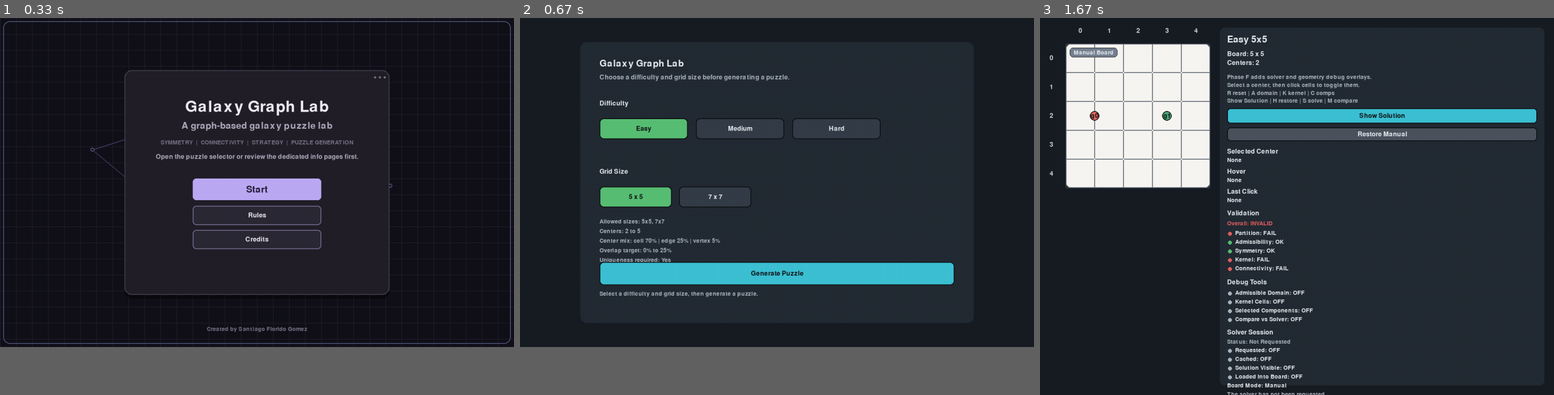
Above: before the commit, frames 1-3 (left to right).
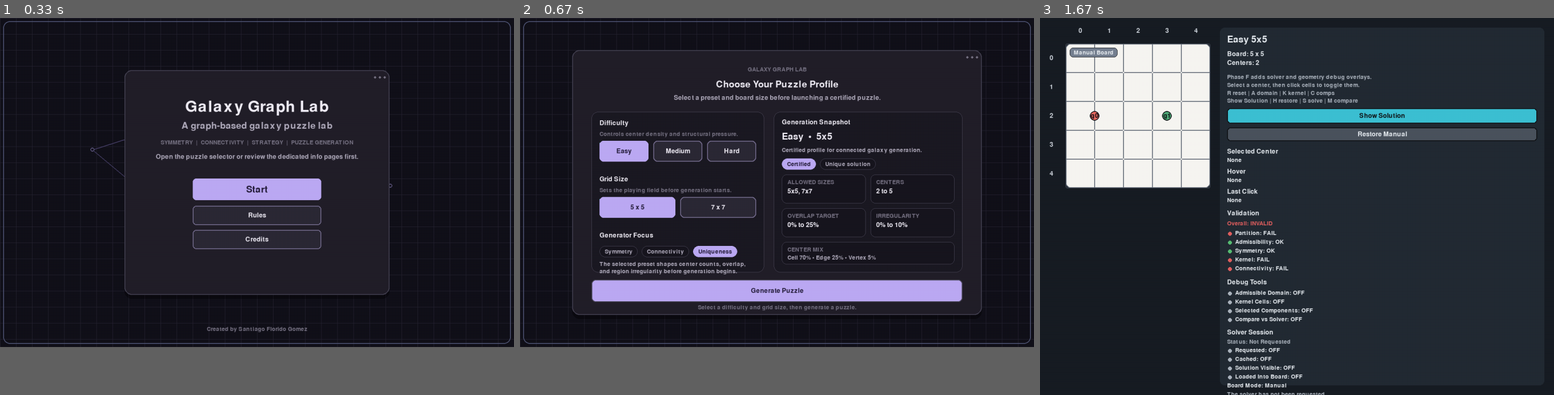
Above: after the commit, the same moments.

Repository: Santiago23florido/galaxy-graph-lab
Game: pygame game, started from galaxy_graph_lab/main.py
Two runs of this game, one before a commit and one after it. Both use one fixed random seed, a clock stepped at 60 frames per second and the inputs below.
Inputs (mouse positions are in pixels of both pictures, inside the frame that each line leads up to):
- Up to frame 1 (0.33 s): no input
- Up to frame 2 (0.67 s): click (777, 183) at 0.38 s
- Up to frame 3 (1.67 s): click "Easy" at 0.72 s; click (1137, 131) at 1.05 s; click "Generate Puzzle" at 1.38 s

Frame 1 is identical in both runs. In frame 2, 20% of the frame differs, in the area x 0-100%, y 0-87%; in frame 3, nothing differs.

Commit message:
Difficulty selection window implemented and adjusted

Diff:
--- a/galaxy_graph_lab/tests/test_phaseF_pygame_ui.py
+++ b/galaxy_graph_lab/tests/test_phaseF_pygame_ui.py
@@ -16,6 +16,7 @@
     validate_assignment,
 )
 from galaxy_graph_lab.ui.app import (
+    _window_size_from_event,
     request_solution_for_current_board,
     restore_manual_board_state,
     run_phase_f_app,
@@ -36,6 +37,22 @@
 
 
 class PhaseFPygameUiTests(unittest.TestCase):
+    def test_window_size_from_event_reads_videoresize_fields(self) -> None:
+        event = pygame.event.Event(
+            pygame.VIDEORESIZE,
+            {"w": 1280, "h": 820, "size": (1280, 820)},
+        )
+        surface = pygame.Surface((320, 240))
+
+        self.assertEqual(_window_size_from_event(event, surface), (1280, 820))
+
+    def test_window_size_from_event_reads_windowresized_fields(self) -> None:
+        window_resized = getattr(pygame, "WINDOWRESIZED", pygame.USEREVENT)
+        event = pygame.event.Event(window_resized, {"x": 1920, "y": 1080})
+        surface = pygame.Surface((320, 240))
+
+        self.assertEqual(_window_size_from_event(event, surface), (1920, 1080))
+
     def test_load_solver_assignment_replaces_the_full_tentative_board(self) -> None:
         state = EditablePuzzleState.from_center_ids(("A", "B"))
         state.replace_assignments({Cell(0, 0): "A", Cell(0, 1): "B"})
--- a/galaxy_graph_lab/ui/app.py
+++ b/galaxy_graph_lab/ui/app.py
@@ -54,6 +54,29 @@
     return secrets.randbelow(2**31)
 
 
+def _window_size_from_event(
+    event: pygame.event.Event,
+    surface: pygame.Surface,
+) -> tuple[int, int]:
+    """Return one resize target from any supported Pygame resize event."""
+
+    event_size = getattr(event, "size", None)
+    if isinstance(event_size, tuple) and len(event_size) == 2:
+        return int(event_size[0]), int(event_size[1])
+
+    for width_name, height_name in (("w", "h"), ("x", "y")):
+        width = getattr(event, width_name, None)
+        height = getattr(event, height_name, None)
+        if isinstance(width, int | float) and isinstance(height, int | float):
+            return int(width), int(height)
+
+    display_surface = pygame.display.get_surface()
+    if display_surface is not None:
+        return display_surface.get_size()
+
+    return surface.get_size()
+
+
 def request_solution_for_current_board(
     puzzle_data,
     game_state: EditablePuzzleState,
@@ -286,7 +309,7 @@
                 if event.type == pygame.QUIT:
                     running = False
                 elif event.type == pygame.VIDEORESIZE or event.type == _WINDOW_RESIZED_EVENT:
-                    resize_window((event.w, event.h))
+                    resize_window(_window_size_from_event(event, surface))
                 elif event.type == pygame.KEYDOWN and event.key == pygame.K_ESCAPE:
                     running = False
                 elif scene == "home":
--- a/galaxy_graph_lab/ui/start_screen.py
+++ b/galaxy_graph_lab/ui/start_screen.py
@@ -7,24 +7,31 @@
 from ..core import BoardSpec, PuzzleGenerationRequest, difficulty_profile_for, difficulty_profiles
 
 
-_BACKGROUND_COLOR = (24, 29, 36)
-_PANEL_COLOR = (35, 43, 52)
-_TEXT_COLOR = (233, 238, 243)
-_SUBTEXT_COLOR = (172, 180, 190)
-_BUTTON_COLOR = (61, 193, 211)
-_BUTTON_HOVER_COLOR = (82, 215, 232)
-_BUTTON_IDLE_COLOR = (52, 61, 72)
-_BUTTON_IDLE_HOVER_COLOR = (66, 76, 88)
-_BUTTON_SELECTED_COLOR = (88, 191, 116)
-_BUTTON_SELECTED_HOVER_COLOR = (104, 205, 131)
-_BUTTON_TEXT_COLOR = (15, 17, 20)
-_BUTTON_IDLE_TEXT_COLOR = (233, 238, 243)
-_BORDER_COLOR = (15, 17, 20)
+_BACKGROUND_COLOR = (18, 17, 26)
+_GRID_COLOR = (39, 36, 51)
+_OUTER_BORDER_COLOR = (82, 88, 120)
+_PANEL_COLOR = (34, 31, 41)
+_PANEL_BORDER_COLOR = (70, 67, 84)
+_SECTION_PANEL_COLOR = (28, 26, 35)
+_SECTION_PANEL_ALT_COLOR = (24, 22, 31)
+_TEXT_COLOR = (241, 238, 247)
+_SUBTEXT_COLOR = (177, 172, 189)
+_MUTED_TEXT_COLOR = (119, 115, 132)
+_BUTTON_COLOR = (188, 170, 244)
+_BUTTON_HOVER_COLOR = (203, 188, 250)
+_BUTTON_IDLE_COLOR = (44, 41, 54)
+_BUTTON_IDLE_HOVER_COLOR = (58, 54, 71)
+_BUTTON_SELECTED_COLOR = (188, 170, 244)
+_BUTTON_SELECTED_HOVER_COLOR = (203, 188, 250)
+_BUTTON_TEXT_COLOR = (34, 26, 55)
+_BUTTON_IDLE_TEXT_COLOR = (241, 238, 247)
+_BORDER_COLOR = (119, 111, 145)
+_ACCENT_COLOR = (111, 214, 226)
 
 _DEFAULT_WINDOW_WIDTH = 1280
 _DEFAULT_WINDOW_HEIGHT = 820
 _MIN_WINDOW_WIDTH = 980
-_MIN_WINDOW_HEIGHT = 720
+_MIN_WINDOW_HEIGHT = 820
 
 
 @dataclass(frozen=True, slots=True)
@@ -42,6 +49,10 @@
         left = (self.window_width - self.panel_width) // 2
         top = (self.window_height - self.panel_height) // 2
         return pygame.Rect(left, top, self.panel_width, self.panel_height)
+
+    @property
+    def frame_rect(self) -> pygame.Rect:
+        return pygame.Rect(8, 8, self.window_width - 16, self.window_height - 16)
 
 
 @dataclass(frozen=True, slots=True)
@@ -91,8 +102,8 @@
         window_width = max(_MIN_WINDOW_WIDTH, int(window_size[0]))
         window_height = max(_MIN_WINDOW_HEIGHT, int(window_size[1]))
 
-    panel_width = min(980, window_width - 80)
-    panel_height = min(700, window_height - 80)
+    panel_width = min(1020, window_width - 80)
+    panel_height = min(660, window_height - 80)
 
     return StartScreenLayout(
         window_width=window_width,
@@ -130,12 +141,13 @@
 
 
 def difficulty_button_rects(layout: StartScreenLayout) -> dict[str, pygame.Rect]:
-    panel = layout.panel_rect
-    top = panel.top + 190
-    left = panel.left + 48
-    width = 220
+    section = _difficulty_section_rect(layout)
+    top = section.top + 52
+    gap = 12
+    width = (section.width - (2 * gap)) // 3
     height = 52
-    gap = 20
+    total_width = (3 * width) + (2 * gap)
+    left = section.left + ((section.width - total_width) // 2)
 
     return {
         profile.difficulty: pygame.Rect(
@@ -152,12 +164,14 @@
     layout: StartScreenLayout,
     state: StartScreenState,
 ) -> dict[BoardSpec, pygame.Rect]:
-    panel = layout.panel_rect
-    top = panel.top + 360
-    left = panel.left + 48
-    width = 180
+    section = _grid_section_rect(layout)
+    top = section.top + 52
+    gap = 12
+    button_count = len(state.available_grid_sizes)
+    width = (section.width - (gap * max(0, button_count - 1))) // button_count
     height = 52
-    gap = 18
+    total_width = (button_count * width) + (max(0, button_count - 1) * gap)
+    left = section.left + ((section.width - total_width) // 2)
 
     return {
         grid_size: pygame.Rect(
@@ -174,9 +188,9 @@
     panel = layout.panel_rect
     return pygame.Rect(
         panel.left + 48,
-        panel.top + 548,
+        panel.bottom - 88,
         panel.width - 96,
-        58,
+        56,
     )
 
 
@@ -227,20 +241,51 @@
 ) -> None:
     """Draw the initial start screen for difficulty and grid-size selection."""
 
-    surface.fill(_BACKGROUND_COLOR)
-    pygame.draw.rect(surface, _PANEL_COLOR, layout.panel_rect, border_radius=16)
+    _draw_background(surface, layout)
+    _draw_panel(surface, layout)
 
     panel = layout.panel_rect
-    left = panel.left + 48
-    top = panel.top + 42
-
-    title = title_font.render("Galaxy Graph Lab", True, _TEXT_COLOR)
-    subtitle = body_font.render("Choose a difficulty and grid size before generating a puzzle.", True, _SUBTEXT_COLOR)
-    surface.blit(title, (left, top))
-    surface.blit(subtitle, (left, top + title.get_height() + 14))
-
-    difficulty_heading = body_font.render("Difficulty", True, _TEXT_COLOR)
-    surface.blit(difficulty_heading, (left, panel.top + 145))
+    center_x = panel.centerx
+    selection_rect = _selection_card_rect(layout)
+    profile_rect = _profile_card_rect(layout)
+    subtitle_width = min(panel.width - 180, 620)
+
+    eyebrow = small_font.render("GALAXY GRAPH LAB", True, _MUTED_TEXT_COLOR)
+    eyebrow_rect = eyebrow.get_rect(center=(center_x, panel.top + 48))
+    surface.blit(eyebrow, eyebrow_rect)
+
+    title = title_font.render("Choose Your Puzzle Profile", True, _TEXT_COLOR)
+    title_rect = title.get_rect(center=(center_x, eyebrow_rect.bottom + 30))
+    surface.blit(title, title_rect)
+
+    subtitle_rect = pygame.Rect(
+        center_x - (subtitle_width // 2),
+        title_rect.bottom + 14,
+        subtitle_width,
+        52,
+    )
+    _draw_centered_text_block(
+        surface,
+        (
+            "Select a preset and board size before launching a certified puzzle."
+        ),
+        body_font,
+        _SUBTEXT_COLOR,
+        subtitle_rect,
+        line_gap=4,
+    )
+
+    _draw_surface_panel(surface, selection_rect)
+    _draw_surface_panel(surface, profile_rect)
+
+    _draw_section_heading(
+        surface,
+        _difficulty_section_rect(layout),
+        "Difficulty",
+        "Controls center density and structural pressure.",
+        body_font,
+        small_font,
+    )
 
     for difficulty, rect in difficulty_button_rects(layout).items():
         is_selected = difficulty == state.selected_difficulty
@@ -258,8 +303,14 @@
             is_hovered=is_hovered,
         )
 
-    grid_heading = body_font.render("Grid Size", True, _TEXT_COLOR)
-    surface.blit(grid_heading, (left, panel.top + 315))
+    _draw_section_heading(
+        surface,
+        _grid_section_rect(layout),
+        "Grid Size",
+        "Sets the playing field before generation starts.",
+        body_font,
+        small_font,
+    )
 
     for grid_size, rect in grid_size_button_rects(layout, state).items():
         is_selected = grid_size == state.selected_grid_size
@@ -278,26 +329,8 @@
         )
 
     profile = difficulty_profile_for(state.selected_difficulty)
-    profile_lines = (
-        f"Allowed sizes: {', '.join(f'{size.rows}x{size.cols}' for size in profile.allowed_grid_sizes)}",
-        f"Centers: {profile.min_center_count} to {profile.max_center_count}",
-        (
-            "Center mix: "
-            f"cell {int(profile.center_type_mix.cell_weight * 100)}% | "
-            f"edge {int(profile.center_type_mix.edge_weight * 100)}% | "
-            f"vertex {int(profile.center_type_mix.vertex_weight * 100)}%"
-        ),
-        (
-            "Overlap target: "
-            f"{int(profile.overlap_target_range.min_ratio * 100)}% to "
-            f"{int(profile.overlap_target_range.max_ratio * 100)}%"
-        ),
-        f"Uniqueness required: {'Yes' if profile.uniqueness_required else 'No'}",
-    )
-    profile_top = panel.top + 440
-    for index, line in enumerate(profile_lines):
-        text = small_font.render(line, True, _SUBTEXT_COLOR)
-        surface.blit(text, (left, profile_top + (index * 24)))
+    _draw_selection_footer(surface, layout, body_font, small_font)
+    _draw_profile_panel(surface, layout, profile, title_font, body_font, small_font, state)
 
     generate_rect = generate_puzzle_button_rect(layout)
     is_generate_hovered = hovered_hit is not None and hovered_hit.kind == "generate"
@@ -309,11 +342,251 @@
         is_hovered=is_generate_hovered,
     )
 
-    message_lines = _wrap_text(state.status_message, 80)
+    message_lines = _wrap_text(state.status_message, 92)
     message_top = generate_rect.bottom + 14
     for index, line in enumerate(message_lines):
-        message = small_font.render(line, True, _SUBTEXT_COLOR)
-        surface.blit(message, (left, message_top + (index * 22)))
+        message = small_font.render(line, True, _MUTED_TEXT_COLOR)
+        message_rect = message.get_rect(center=(panel.centerx, message_top + (index * 22)))
+        surface.blit(message, message_rect)
+
+
+def _draw_background(surface: pygame.Surface, layout: StartScreenLayout) -> None:
+    surface.fill(_BACKGROUND_COLOR)
+
+    for x in range(0, layout.window_width, 40):
+        pygame.draw.line(surface, _GRID_COLOR, (x, 0), (x, layout.window_height), 1)
+    for y in range(0, layout.window_height, 40):
+        pygame.draw.line(surface, _GRID_COLOR, (0, y), (layout.window_width, y), 1)
+
+    pygame.draw.rect(surface, _OUTER_BORDER_COLOR, layout.frame_rect, width=2, border_radius=16)
+
+
+def _draw_panel(surface: pygame.Surface, layout: StartScreenLayout) -> None:
+    shadow_rect = layout.panel_rect.move(0, 10)
+    shadow_surface = pygame.Surface(shadow_rect.size, pygame.SRCALPHA)
+    pygame.draw.rect(
+        shadow_surface,
+        (0, 0, 0, 80),
+        shadow_surface.get_rect(),
+        border_radius=18,
+    )
+    surface.blit(shadow_surface, shadow_rect.topleft)
+
+    pygame.draw.rect(surface, _PANEL_COLOR, layout.panel_rect, border_radius=18)
+    pygame.draw.rect(surface, _PANEL_BORDER_COLOR, layout.panel_rect, width=2, border_radius=18)
+
+    dot_y = layout.panel_rect.top + 18
+    dot_x = layout.panel_rect.right - 36
+    for offset in (0, 12, 24):
+        pygame.draw.circle(surface, _MUTED_TEXT_COLOR, (dot_x + offset, dot_y), 3)
+
+
+def _selection_card_rect(layout: StartScreenLayout) -> pygame.Rect:
+    panel = layout.panel_rect
+    generate_rect = generate_puzzle_button_rect(layout)
+    content_left = panel.left + 48
+    content_top = panel.top + 154
+    content_bottom = generate_rect.top - 18
+    content_width = panel.width - 96
+    gap = 24
+    left_width = min(430, (content_width - gap) // 2)
+    return pygame.Rect(
+        content_left,
+        content_top,
+        left_width,
+        content_bottom - content_top,
+    )
+
+
+def _profile_card_rect(layout: StartScreenLayout) -> pygame.Rect:
+    panel = layout.panel_rect
+    selection_rect = _selection_card_rect(layout)
+    generate_rect = generate_puzzle_button_rect(layout)
+    left = selection_rect.right + 24
+    right = panel.right - 48
+    return pygame.Rect(
+        left,
+        selection_rect.top,
+        right - left,
+        generate_rect.top - 18 - selection_rect.top,
+    )
+
+
+def _difficulty_section_rect(layout: StartScreenLayout) -> pygame.Rect:
+    selection_rect = _selection_card_rect(layout)
+    return pygame.Rect(
+        selection_rect.left + 20,
+        selection_rect.top + 20,
+        selection_rect.width - 40,
+        122,
+    )
+
+
+def _grid_section_rect(layout: StartScreenLayout) -> pygame.Rect:
+    selection_rect = _selection_card_rect(layout)
+    return pygame.Rect(
+        selection_rect.left + 20,
+        selection_rect.top + 160,
+        selection_rect.width - 40,
+        122,
+    )
+
+
+def _selection_footer_rect(layout: StartScreenLayout) -> pygame.Rect:
+    selection_rect = _selection_card_rect(layout)
+    return pygame.Rect(
+        selection_rect.left + 20,
+        selection_rect.top + 300,
+        selection_rect.width - 40,
+        selection_rect.height - 320,
+    )
+
+
+def _draw_surface_panel(surface: pygame.Surface, rect: pygame.Rect) -> None:
+    pygame.draw.rect(surface, _SECTION_PANEL_COLOR, rect, border_radius=16)
+    pygame.draw.rect(surface, _PANEL_BORDER_COLOR, rect, width=1, border_radius=16)
+
+
+def _draw_section_heading(
+    surface: pygame.Surface,
+    rect: pygame.Rect,
+    label: str,
+    caption: str,
+    body_font: pygame.font.Font,
+    small_font: pygame.font.Font,
+) -> None:
+    heading = body_font.render(label, True, _TEXT_COLOR)
+    surface.blit(heading, (rect.left, rect.top))
+
+    caption_surface = small_font.render(caption, True, _MUTED_TEXT_COLOR)
+    surface.blit(caption_surface, (rect.left, rect.top + 28))
+
+    pygame.draw.line(
+        surface,
+        _ACCENT_COLOR,
+        (rect.left, rect.top + 58),
+        (rect.left + 42, rect.top + 58),
+        3,
+    )
+
+
+def _draw_profile_panel(
+    surface: pygame.Surface,
+    layout: StartScreenLayout,
+    profile,
+    title_font: pygame.font.Font,
+    body_font: pygame.font.Font,
+    small_font: pygame.font.Font,
+    state: StartScreenState,
+) -> None:
+    rect = _profile_card_rect(layout)
+
+    heading = body_font.render("Generation Snapshot", True, _TEXT_COLOR)
+    surface.blit(heading, (rect.left + 20, rect.top + 18))
+
+    snapshot = title_font.render(
+        f"{state.selected_difficulty.title()}  •  {state.selected_grid_size.rows}x{state.selected_grid_size.cols}",
+        True,
+        _TEXT_COLOR,
+    )
+    surface.blit(snapshot, (rect.left + 20, rect.top + 50))
+
+    note_rect = pygame.Rect(rect.left + 20, rect.top + 88, rect.width - 40, 24)
+    _draw_text_block(
+        surface,
+        "Certified profile for connected galaxy generation.",
+        small_font,
+        _SUBTEXT_COLOR,
+        note_rect,
+        line_gap=2,
+    )
+
+    badge_top = rect.top + 116
+    badge_left = rect.left + 20
+    certified_rect = _badge_rect(badge_left, badge_top, "Certified", small_font)
+    _draw_badge(surface, certified_rect, "Certified", small_font, is_primary=True)
+
+    uniqueness_label = "Unique solution" if profile.uniqueness_required else "Flexible solution"
+    uniqueness_rect = _badge_rect(certified_rect.right + 10, badge_top, uniqueness_label, small_font)
+    _draw_badge(surface, uniqueness_rect, uniqueness_label, small_font, is_primary=False)
+
+    stats = (
+        ("Allowed sizes", ", ".join(f"{size.rows}x{size.cols}" for size in profile.allowed_grid_sizes)),
+        ("Centers", f"{profile.min_center_count} to {profile.max_center_count}"),
+        (
+            "Overlap target",
+            (
+                f"{int(profile.overlap_target_range.min_ratio * 100)}% to "
+                f"{int(profile.overlap_target_range.max_ratio * 100)}%"
+            ),
+        ),
+        (
+            "Irregularity",
+            (
+                f"{int(profile.irregularity_target_range.min_ratio * 100)}% to "
+                f"{int(profile.irregularity_target_range.max_ratio * 100)}%"
+            ),
+        ),
+    )
+
+    stat_top = rect.top + 156
+    stat_gap = 12
+    stat_width = (rect.width - 52) // 2
+    stat_height = 72
+
+    for index, (label, value) in enumerate(stats):
+        column = index % 2
+        row = index // 2
+        stat_rect = pygame.Rect(
+            rect.left + 20 + (column * (stat_width + stat_gap)),
+            stat_top + (row * (stat_height + stat_gap)),
+            stat_width,
+            stat_height,
+        )
+        _draw_stat_card(surface, stat_rect, label, value, body_font, small_font)
+
+    mix_rect = pygame.Rect(
+        rect.left + 20,
+        stat_top + (2 * (stat_height + stat_gap)),
+        rect.width - 40,
+        rect.bottom - 20 - (stat_top + (2 * (stat_height + stat_gap))),
+    )
+    _draw_mix_card(surface, mix_rect, profile, body_font, small_font)
+
+
+def _draw_selection_footer(
+    surface: pygame.Surface,
+    layout: StartScreenLayout,
+    body_font: pygame.font.Font,
+    small_font: pygame.font.Font,
+) -> None:
+    rect = _selection_footer_rect(layout)
+    if rect.height <= 0:
+        return
+
+    heading = body_font.render("Generator Focus", True, _TEXT_COLOR)
+    surface.blit(heading, (rect.left, rect.top))
+
+    badge_top = rect.top + 34
+    badge_left = rect.left
+    for label, is_primary in (
+        ("Symmetry", False),
+        ("Connectivity", False),
+        ("Uniqueness", True),
+    ):
+        badge = _badge_rect(badge_left, badge_top, label, small_font)
+        _draw_badge(surface, badge, label, small_font, is_primary=is_primary)
+        badge_left = badge.right + 10
+
+    text_rect = pygame.Rect(rect.left, rect.top + 72, rect.width, max(0, rect.height - 72))
+    _draw_text_block(
+        surface,
+        "The selected preset shapes center counts, overlap, and region irregularity before generation begins.",
+        small_font,
+        _SUBTEXT_COLOR,
+        text_rect,
+        line_gap=3,
+    )
 
 
 def _draw_option_button(
@@ -332,7 +605,8 @@
         color = _BUTTON_IDLE_HOVER_COLOR if is_hovered else _BUTTON_IDLE_COLOR
         text_color = _BUTTON_IDLE_TEXT_COLOR
     pygame.draw.rect(surface, color, rect, border_radius=10)
-    pygame.draw.rect(surface, _BORDER_COLOR, rect, width=2, border_radius=10)
+    border_color = _BUTTON_SELECTED_COLOR if is_selected else _BORDER_COLOR
+    pygame.draw.rect(surface, border_color, rect, width=2, border_radius=10)
     label_surface = font.render(label, True, text_color)
     surface.blit(
         label_surface,
@@ -353,7 +627,7 @@
 ) -> None:
     color = _BUTTON_HOVER_COLOR if is_hovered else _BUTTON_COLOR
     pygame.draw.rect(surface, color, rect, border_radius=10)
-    pygame.draw.rect(surface, _BORDER_COLOR, rect, width=2, border_radius=10)
+    pygame.draw.rect(surface, _PANEL_BORDER_COLOR, rect, width=2, border_radius=10)
     label_surface = font.render(label, True, _BUTTON_TEXT_COLOR)
     surface.blit(
         label_surface,
@@ -362,6 +636,111 @@
             rect.centery - (label_surface.get_height() // 2),
         ),
     )
+
+
+def _badge_rect(left: int, top: int, label: str, font: pygame.font.Font) -> pygame.Rect:
+    width = font.size(label)[0] + 26
+    return pygame.Rect(left, top, width, 28)
+
+
+def _draw_badge(
+    surface: pygame.Surface,
+    rect: pygame.Rect,
+    label: str,
+    font: pygame.font.Font,
+    *,
+    is_primary: bool,
+) -> None:
+    fill_color = _BUTTON_SELECTED_COLOR if is_primary else _SECTION_PANEL_ALT_COLOR
+    text_color = _BUTTON_TEXT_COLOR if is_primary else _SUBTEXT_COLOR
+    border_color = _BUTTON_SELECTED_COLOR if is_primary else _PANEL_BORDER_COLOR
+    pygame.draw.rect(surface, fill_color, rect, border_radius=14)
+    pygame.draw.rect(surface, border_color, rect, width=1, border_radius=14)
+    label_surface = font.render(label, True, text_color)
+    surface.blit(
+        label_surface,
+        (
+            rect.centerx - (label_surface.get_width() // 2),
+            rect.centery - (label_surface.get_height() // 2),
+        ),
+    )
+
+
+def _draw_stat_card(
+    surface: pygame.Surface,
+    rect: pygame.Rect,
+    label: str,
+    value: str,
+    body_font: pygame.font.Font,
+    small_font: pygame.font.Font,
+) -> None:
+    pygame.draw.rect(surface, _SECTION_PANEL_ALT_COLOR, rect, border_radius=12)
+    pygame.draw.rect(surface, _PANEL_BORDER_COLOR, rect, width=1, border_radius=12)
+
+    label_surface = small_font.render(label.upper(), True, _MUTED_TEXT_COLOR)
+    surface.blit(label_surface, (rect.left + 14, rect.top + 12))
+
+    lines = _wrap_text_to_width(value, small_font, rect.width - 28)
+    value_font = body_font if len(lines) == 1 and len(value) <= 12 else small_font
+    text_rect = pygame.Rect(rect.left + 14, rect.top + 34, rect.width - 28, rect.height - 42)
+    _draw_text_block(surface, value, value_font, _TEXT_COLOR, text_rect, line_gap=2)
+
+
+def _draw_mix_card(
+    surface: pygame.Surface,
+    rect: pygame.Rect,
+    profile,
+    body_font: pygame.font.Font,
+    small_font: pygame.font.Font,
+) -> None:
+    pygame.draw.rect(surface, _SECTION_PANEL_ALT_COLOR, rect, border_radius=12)
+    pygame.draw.rect(surface, _PANEL_BORDER_COLOR, rect, width=1, border_radius=12)
+
+    heading = small_font.render("CENTER MIX", True, _MUTED_TEXT_COLOR)
+    surface.blit(heading, (rect.left + 14, rect.top + 12))
+
+    mix_text = (
+        f"Cell {int(profile.center_type_mix.cell_weight * 100)}%  •  "
+        f"Edge {int(profile.center_type_mix.edge_weight * 100)}%  •  "
+        f"Vertex {int(profile.center_type_mix.vertex_weight * 100)}%"
+    )
+    mix_rect = pygame.Rect(rect.left + 14, rect.top + 32, rect.width - 28, rect.height - 42)
+    _draw_text_block(surface, mix_text, small_font, _SUBTEXT_COLOR, mix_rect, line_gap=2)
+
+
+def _draw_text_block(
+    surface: pygame.Surface,
+    text: str,
+    font: pygame.font.Font,
+    color: tuple[int, int, int],
+    rect: pygame.Rect,
+    *,
+    line_gap: int,
+) -> None:
+    lines = _wrap_text_to_width(text, font, rect.width)
+    y = rect.top
+    for line in lines:
+        line_surface = font.render(line, True, color)
+        surface.blit(line_surface, (rect.left, y))
+        y += line_surface.get_height() + line_gap
+
+
+def _draw_centered_text_block(
+    surface: pygame.Surface,
+    text: str,
+    font: pygame.font.Font,
+    color: tuple[int, int, int],
+    rect: pygame.Rect,
+    *,
+    line_gap: int,
+) -> None:
+    lines = _wrap_text_to_width(text, font, rect.width)
+    y = rect.top
+    for line in lines:
+        line_surface = font.render(line, True, color)
+        line_rect = line_surface.get_rect(center=(rect.centerx, y + (line_surface.get_height() // 2)))
+        surface.blit(line_surface, line_rect)
+        y += line_surface.get_height() + line_gap
 
 
 def _wrap_text(text: str, max_chars: int) -> tuple[str, ...]:
@@ -378,6 +757,30 @@
             continue
         lines.append(current_line)
         current_line = word
+    lines.append(current_line)
+    return tuple(lines)
+
+
+def _wrap_text_to_width(
+    text: str,
+    font: pygame.font.Font,
+    max_width: int,
+) -> tuple[str, ...]:
+    words = text.split()
+    if not words:
+        return ("",)
+
+    lines: list[str] = []
+    current_line = words[0]
+
+    for word in words[1:]:
+        candidate = f"{current_line} {word}"
+        if font.size(candidate)[0] <= max_width:
+            current_line = candidate
+            continue
+        lines.append(current_line)
+        current_line = word
+
     lines.append(current_line)
     return tuple(lines)
 
